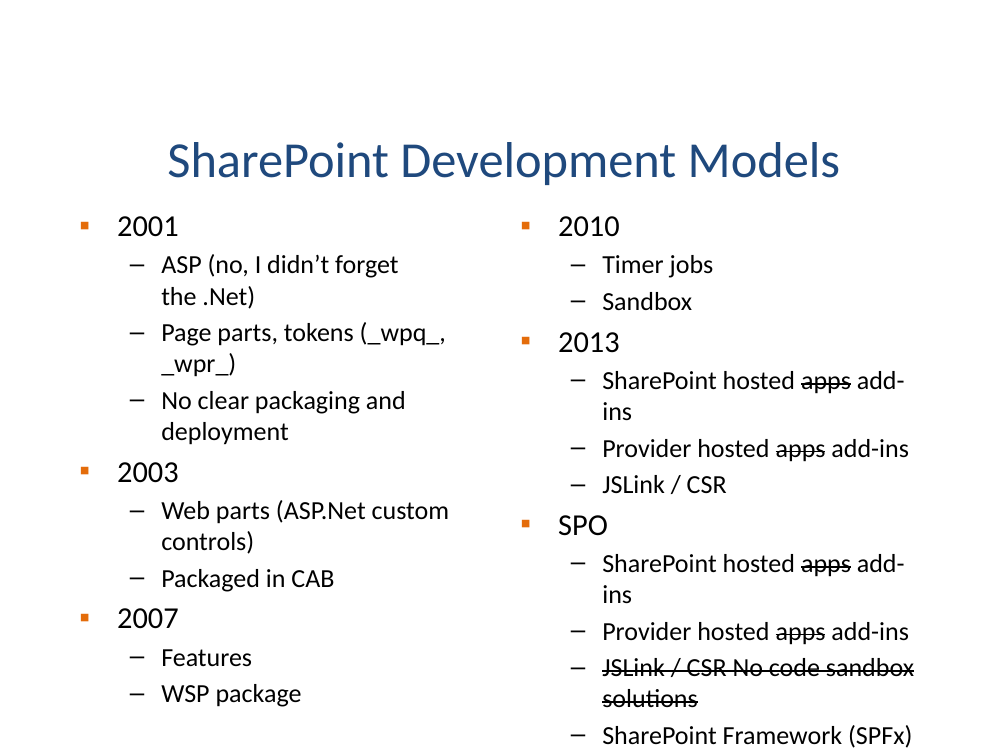
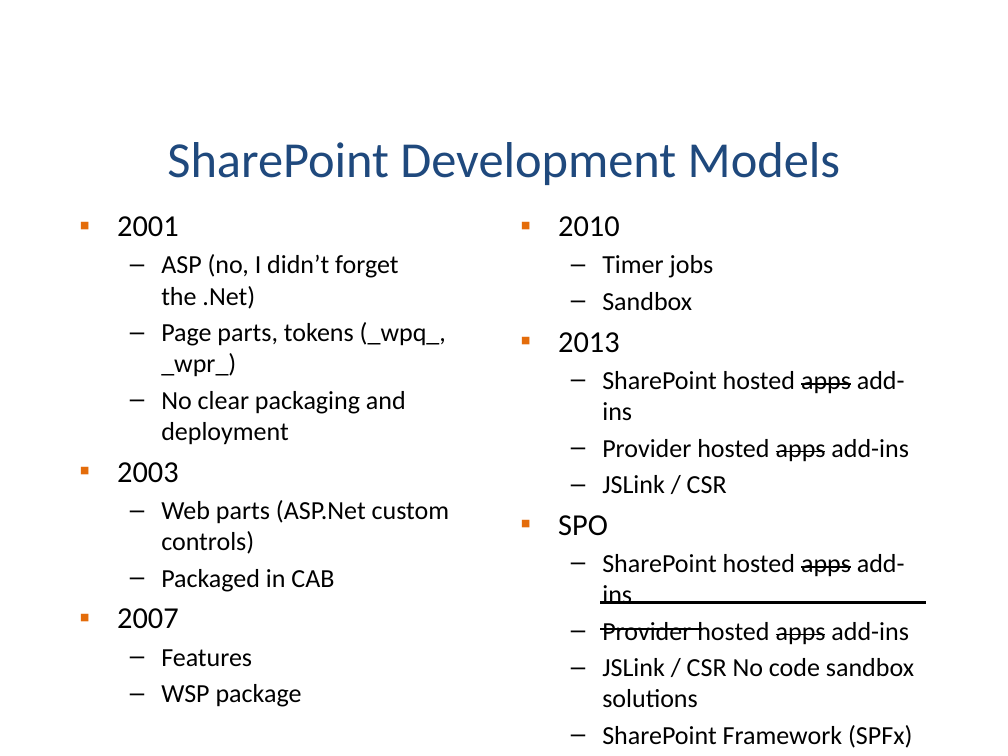
Before and after one commit to KWizCom/SPFxDemo, a slide deck: slide 8 of SPFx ISV Insight.pptx. Drawn at 1008x756 pixels with LibreOffice and Linux fonts; fonts in the diff are those of the drawing; background and template pictures are left out. Boxes give left, top, right and bottom in pixels: in the first picture for what was removed or moved away, otherwise in the second. Text is boxed around its words. In the diff, an @@ line names an element or a change of style, - is before the commit and + after.

```diff
--- a/SPFx ISV Insight.pptx
+++ b/SPFx ISV Insight.pptx
@@ line added from (601, 603) to (926, 603), #000000 1.5 pt @@
@@ line added from (601, 629) to (703, 629), #000000 1.5 pt @@
@@ text at box(602, 658, 914, 708): strikethrough off in "JSLink / CSR No code sandbox solutions" @@
```
Also in this commit, not shown: 11 other slides changed.
